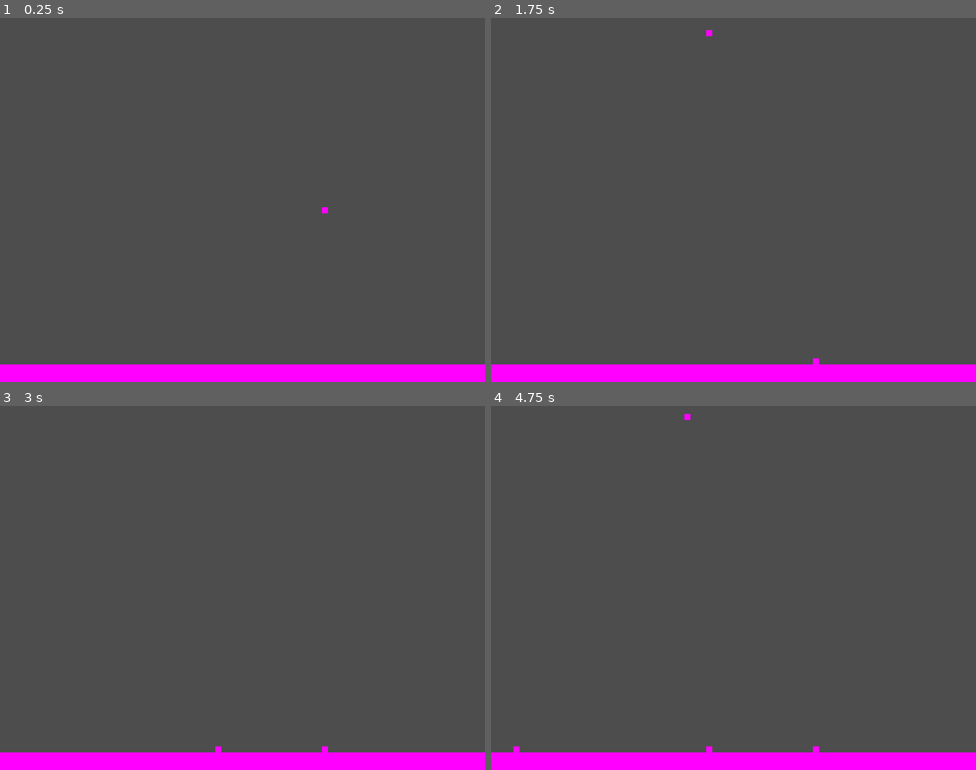
Above: before the commit, frames 1-4 (two rows, left to right).
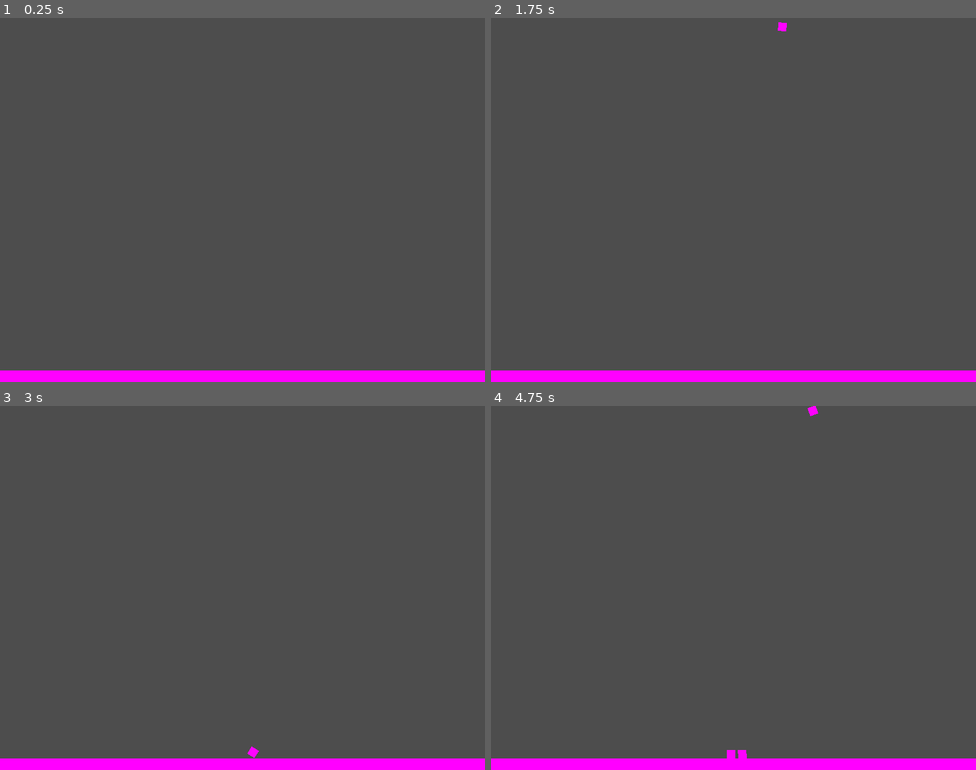
Above: after the commit, the same moments.

Repository: Tridude5/TrashThrasher
Game: Godot game, scene res://Scenes/Test Level/Test_Level.tscn
Same seed, same stepped clock (60 frames per second), same inputs: the game is played once before the commit and once after it. The project has no main scene, so this scene is started directly.
Inputs:
- Up to frame 1 (0.25 s): no input
- Up to frame 2 (1.75 s): tap Enter at 0.5 s; hold Right (ui_right) 0.53-1.28 s; tap Space at 1.25 s; hold Left (ui_left) from 1.28 s (still down)
- Up to frame 3 (3 s): release Left (ui_left) at 2.03 s; hold Right (ui_right) from 2.03 s (still down)
- Up to frame 4 (4.75 s): release Right (ui_right) at 3.53 s; hold Left (ui_left) from 3.53 s (still down)

The runs differ from the first frame. In frame 1, 1.7% of the frame differs, in the area x 0-100%, y 52-97%; in frame 2, 1.7%; in frame 3, 1.7%; in frame 4, 1.8%, in the area x 0-100%, y 0-97%.

Commit message:
Updated Documentation
Updated Readme to reflect changes in scene files and corresponding code.

Updated FallingObjectSpawner to detect the screen width and set a random rotation for trash objects.

Changed project aspect ratio to stay the same when scaled.

Diff:
--- a/FallingObjectSpawner_script.gd
+++ b/FallingObjectSpawner.gd
@@ -1,6 +1,6 @@
 extends Node2D
 
-const SPAWN_INTERVAL = 1.5
+@export var SPAWN_INTERVAL = 1.5
 var time_since_last_spawn = 0
 
 var falling_object_scene = preload("res://Scenes/TrashObject.tscn")
@@ -17,5 +17,7 @@
 	# Instantiate a new falling object and add it to the scene
 	var new_object = falling_object_scene.instantiate()
 	add_child(new_object)
-	new_object.position.x = randf_range(0, 600)  # Randomize x position
-	new_object.position.y = 0  # Start above the screen
+	new_object.position.x = randf_range(0, get_viewport().get_visible_rect().size.x)  # Randomize x position
+	new_object.position.y = -10  # Start above the screen.
+	var rotation_degrees = randf_range(0, 359)
+	new_object.rotation = rotation_degrees
--- a/FallingObjectSpawner.tscn
+++ b/FallingObjectSpawner.tscn
@@ -1,3 +1,6 @@
-[gd_scene format=3 uid="uid://caxubyp0jxh3n"]
+[gd_scene load_steps=2 format=3 uid="uid://caxubyp0jxh3n"]
+
+[ext_resource type="Script" path="res://FallingObjectSpawner.gd" id="1_m0d86"]
 
 [node name="Node2D" type="Node2D"]
+script = ExtResource("1_m0d86")
--- a/Scenes/Test Level/Test_Level.tscn
+++ b/Scenes/Test Level/Test_Level.tscn
@@ -1,18 +1,12 @@
-[gd_scene load_steps=5 format=3 uid="uid://cm2k1fnqyl0lq"]
+[gd_scene load_steps=3 format=3 uid="uid://cm2k1fnqyl0lq"]
 
 [ext_resource type="PackedScene" uid="uid://c200mwutpwlne" path="res://Scenes/TestPlanet.tscn" id="1_442a0"]
-[ext_resource type="PackedScene" uid="uid://mp4tfblhfnbf" path="res://Scenes/TrashObject.tscn" id="2_dnyh7"]
 [ext_resource type="PackedScene" uid="uid://caxubyp0jxh3n" path="res://FallingObjectSpawner.tscn" id="3_rqdod"]
-[ext_resource type="Script" path="res://FallingObjectSpawner_script.gd" id="4_khsd2"]
 
 [node name="TestLevel" type="Node2D"]
 
 [node name="TestPlanet" parent="." instance=ExtResource("1_442a0")]
 top_level = true
-position = Vector2(355, 572)
-
-[node name="RigidBody2D" parent="." instance=ExtResource("2_dnyh7")]
-position = Vector2(536, 289)
+position = Vector2(410, 582)
 
 [node name="Node2D" parent="." instance=ExtResource("3_rqdod")]
-script = ExtResource("4_khsd2")
--- a/Scenes/TestPlanet.tscn
+++ b/Scenes/TestPlanet.tscn
@@ -1,14 +1,14 @@
 [gd_scene load_steps=3 format=3 uid="uid://c200mwutpwlne"]
 
 [sub_resource type="RectangleShape2D" id="RectangleShape2D_gf1bu"]
-size = Vector2(719, 26)
+size = Vector2(1001, 26)
 
 [sub_resource type="PlaceholderTexture2D" id="PlaceholderTexture2D_f5ila"]
 
 [node name="StaticBody2D" type="StaticBody2D"]
 
 [node name="CollisionShape2D" type="CollisionShape2D" parent="."]
-position = Vector2(3.5, 12)
+position = Vector2(0.5, 12)
 shape = SubResource("RectangleShape2D_gf1bu")
 
 [node name="Sprite2D" type="Sprite2D" parent="."]
--- a/Scenes/TrashObject.gd
+++ b/Scenes/TrashObject.gd
@@ -1,7 +1 @@
 extends RigidBody2D
-
-#func _process(delta):
-	#
-## Check if the object has reached the bottom of the screen
-	##if position.y > SCREEN_HEIGHT:
-		##queue_free()  # Destroy the object if it's below the screen
--- a/Scenes/TrashObject.tscn
+++ b/Scenes/TrashObject.tscn
@@ -3,13 +3,13 @@
 [sub_resource type="PlaceholderTexture2D" id="PlaceholderTexture2D_mavv7"]
 
 [sub_resource type="RectangleShape2D" id="RectangleShape2D_higj4"]
-size = Vector2(10, 10)
+size = Vector2(14, 14)
 
 [node name="RigidBody2D" type="RigidBody2D"]
 
 [node name="Sprite2D" type="Sprite2D" parent="."]
-position = Vector2(1.19209e-07, -1.19209e-07)
-scale = Vector2(10, 10)
+position = Vector2(5.96046e-08, 5.96046e-07)
+scale = Vector2(14, 14)
 texture = SubResource("PlaceholderTexture2D_mavv7")
 
 [node name="CollisionShape2D" type="CollisionShape2D" parent="."]
--- a/project.godot
+++ b/project.godot
@@ -19,7 +19,6 @@
 window/size/viewport_width=800
 window/size/viewport_height=600
 window/stretch/mode="viewport"
-window/stretch/aspect="keep_height"
 
 [input]
 
Not shown, changed: README.md
